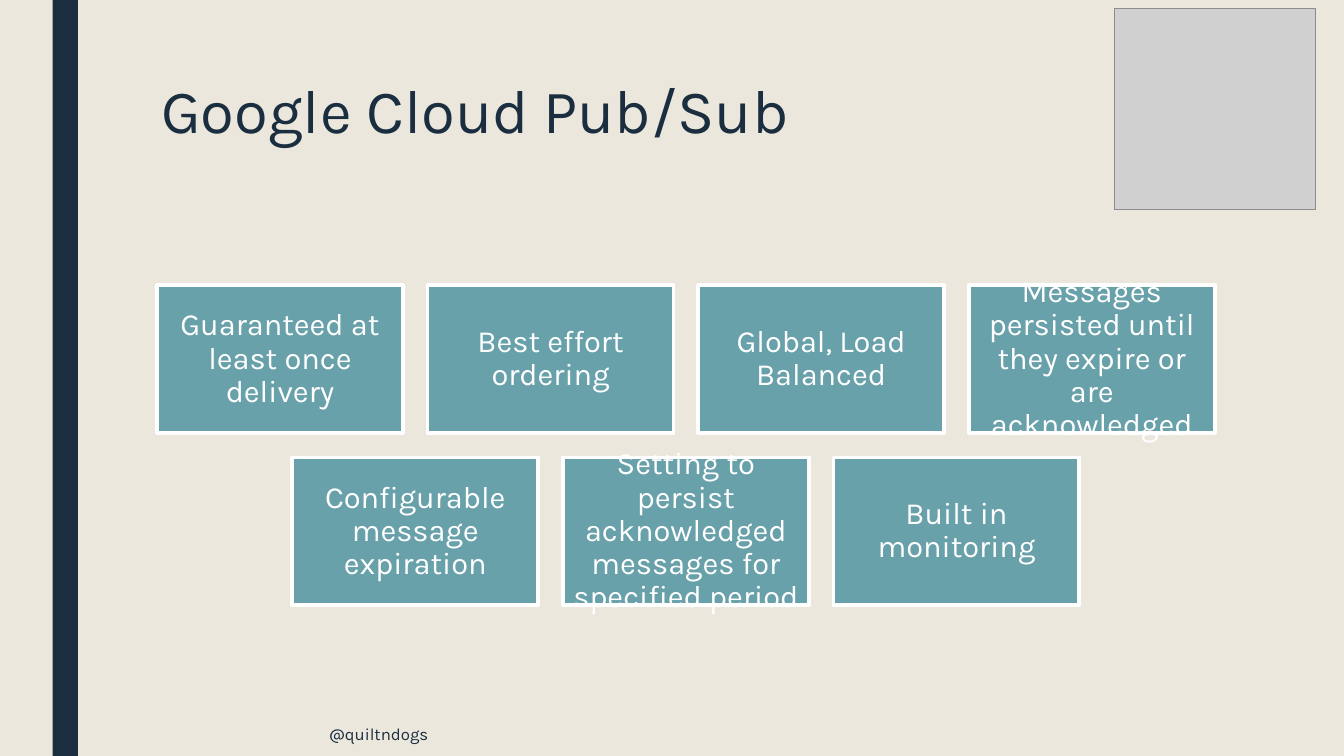
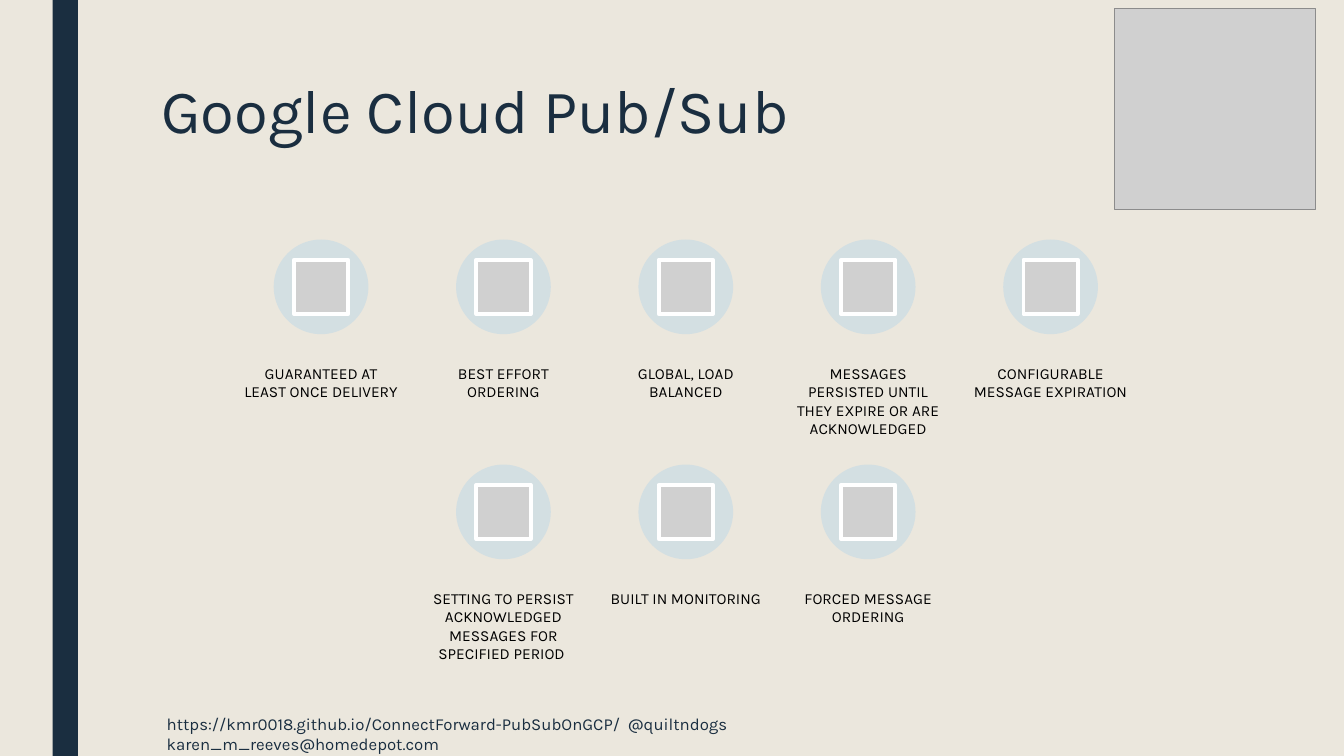
Before and after one commit to kmr0018/ConnectForward-PubSubOnGCP, a slide deck: slide 7 of PubSubGcpPresentation.pptx. Drawn at 1344x756 pixels with LibreOffice and Linux fonts; fonts in the diff are those of the drawing; grey boxes stand for pictures. Boxes give left, top, right and bottom in pixels: in the first picture for what was removed or moved away, otherwise in the second. Text is boxed around its words. In the diff, an @@ line names an element or a change of style, - is before the commit and + after.

```diff
--- a/PubSubGcpPresentation.pptx
+++ b/PubSubGcpPresentation.pptx
@@ text at bbox=[244, 369, 398, 397]: text changed; size 22 to 11 pt; text colour #FFFFFF to #000000 @@
-Guaranteed at least once delivery
+GUARANTEED AT LEAST ONCE DELIVERY
@@ text at bbox=[458, 369, 549, 397]: text changed; size 22 to 11 pt; text colour #FFFFFF to #000000 @@
-Best effort ordering
+BEST EFFORT ORDERING
@@ text at bbox=[638, 369, 734, 397]: text changed; size 22 to 11 pt; text colour #FFFFFF to #000000 @@
-Global, Load Balanced
+GLOBAL, LOAD BALANCED
@@ text at bbox=[797, 369, 939, 434]: text changed; size 22 to 11 pt; text colour #FFFFFF to #000000 @@
-Messages persisted until they expire or are acknowledged
+MESSAGES PERSISTED UNTIL THEY EXPIRE OR ARE ACKNOWLEDGED
@@ text at bbox=[974, 369, 1127, 397]: text changed; size 22 to 11 pt; text colour #FFFFFF to #000000 @@
-Configurable message expiration
+CONFIGURABLE MESSAGE EXPIRATION
@@ group removed at bbox=[157, 285, 1215, 605]: 7 rectangles @@
@@ text at bbox=[433, 594, 573, 659]: text changed; size 22 to 11 pt; text colour #FFFFFF to #000000 @@
-Setting to persist acknowledged messages for specified period
+SETTING TO PERSIST ACKNOWLEDGED MESSAGES FOR SPECIFIED PERIOD
@@ vertical alignment middle to top in 7 elements at bbox=[244, 369, 398, 397], bbox=[458, 369, 549, 397], bbox=[638, 369, 734, 397], bbox=[797, 369, 939, 434], bbox=[433, 594, 573, 659], bbox=[974, 369, 1127, 397], bbox=[611, 594, 761, 604] @@
@@ text at bbox=[611, 594, 761, 604]: text changed; size 22 to 11 pt; text colour #FFFFFF to #000000 @@
-Built in monitoring
+BUILT IN MONITORING
@@ group added at bbox=[274, 240, 1098, 622]: 8 ellipses, 8 pictures, 1 text @@
+FORCED MESSAGE ORDERING
@@ text at bbox=[167, 717, 727, 754]: text changed @@
-@quiltndogs
+https://kmr0018.github.io/ConnectForward-PubSubOnGCP/ @quiltndogs karen_m_reeves@homedepot.com
```
Also in this commit, not shown: 14 other slides changed, 2 slides added, 1 slide removed, 1 other file.
